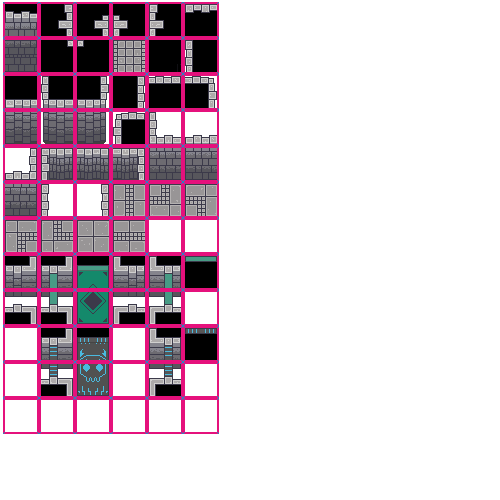
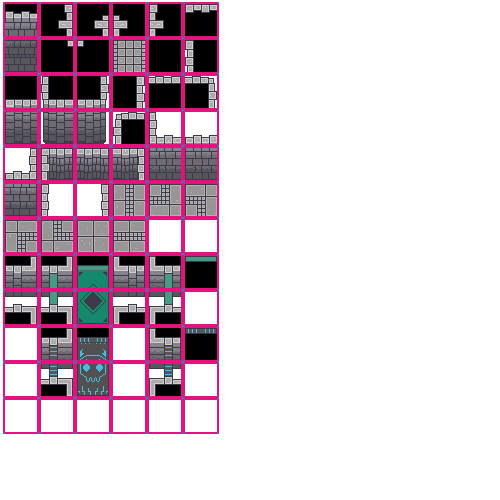
Revision of a layered 500×500 image; what changed, layer by layer:
painted on "Calque 12(collé)" over <box>29,40,194,339</box>
